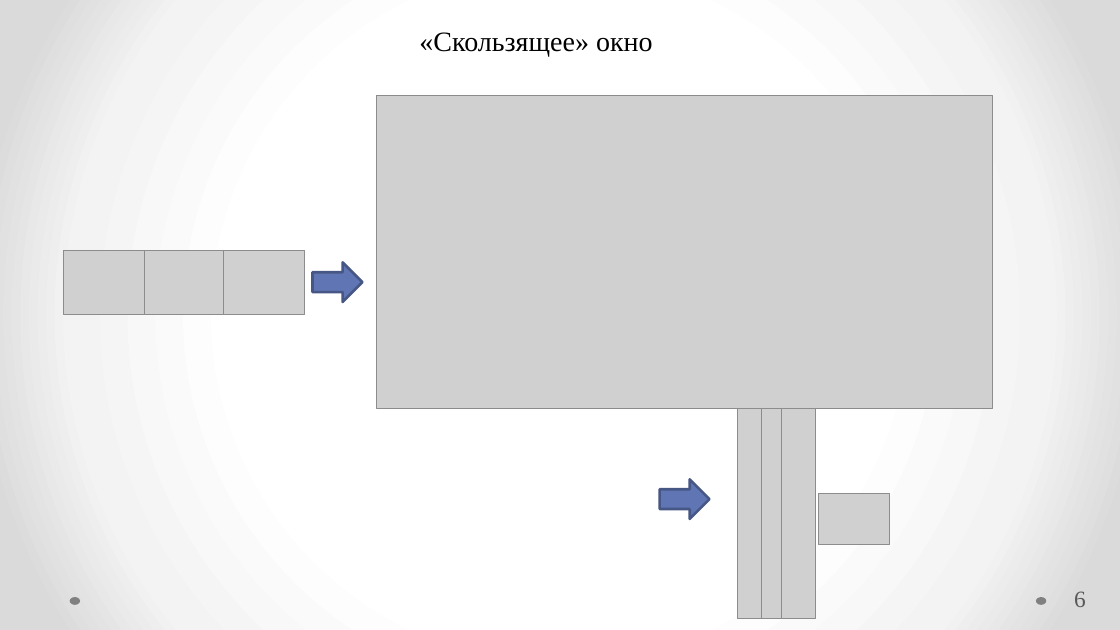
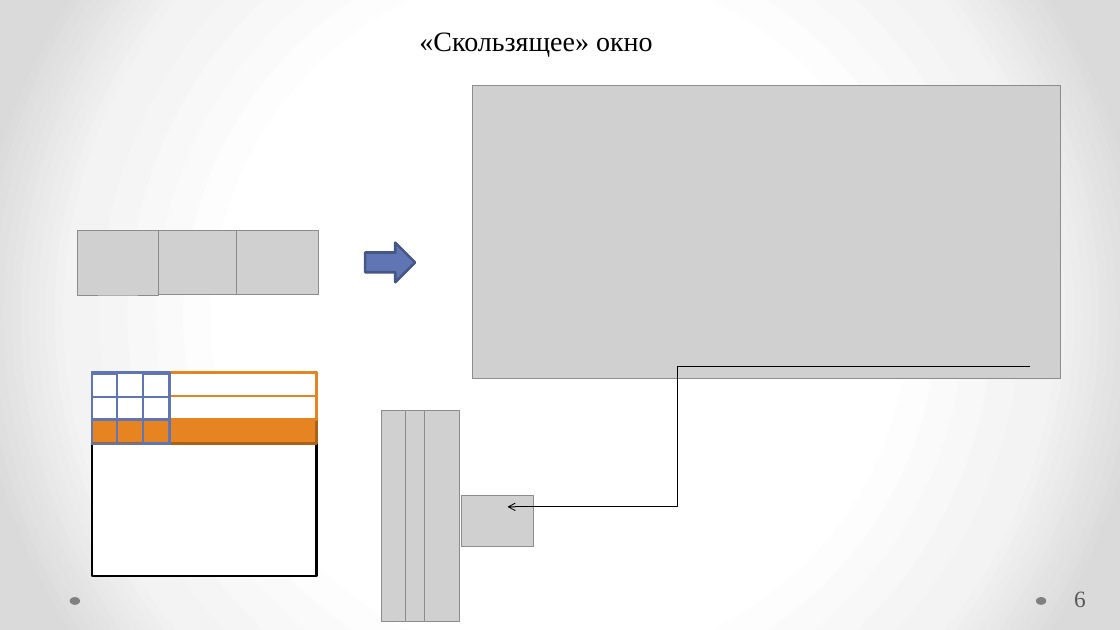
Before and after one commit to Radiophantom/master_yoda, a slide deck: slide 6 of VKR.pptx. Drawn at 1120x630 pixels with LibreOffice and Linux fonts; fonts in the diff are those of the drawing; grey boxes stand for pictures. Boxes give left, top, right and bottom in pixels: in the first picture for what was removed or moved away, otherwise in the second. Text is boxed around its words. In the diff, an @@ line names an element or a change of style, - is before the commit and + after.

```diff
--- a/VKR.pptx
+++ b/VKR.pptx
@@ picture: place and size @@
-picture at (376, 96, 992, 408)
+picture at (472, 85, 1060, 378)
@@ 3 pictures: place and size @@
-3 pictures at (64, 250, 305, 315)
+3 pictures at (77, 230, 318, 295)
@@ right arrow: place and size @@
-right arrow at (313, 262, 362, 302)
+right arrow at (365, 243, 415, 282)
@@ rectangle added at (92, 373, 317, 576), fill #FFFFFF, outline #000000 2.25 pt @@
@@ rectangle added at (92, 373, 317, 397), fill #FFFFFF, outline #E68422 2.25 pt @@
@@ rectangle added at (92, 373, 170, 444), outline #6076B4 2.25 pt @@
@@ rectangle added at (92, 373, 170, 397), fill #FFFFFF, outline #6076B4 2.25 pt @@
@@ rectangle added at (92, 373, 116, 444), outline #6076B4 2.25 pt @@
@@ rectangle added at (117, 373, 143, 444), outline #6076B4 2.25 pt @@
@@ rectangle added at (143, 373, 170, 444), outline #6076B4 2.25 pt @@
@@ elbow arrow added from (854, 367) to (507, 507), #000000 0.75 pt @@
@@ line added from (1031, 367) to (678, 367), #000000 0.75 pt @@
@@ rectangle added at (92, 397, 317, 420), fill #FFFFFF, outline #E68422 2.25 pt @@
@@ rectangle added at (92, 397, 170, 420), fill #FFFFFF, outline #6076B4 2.25 pt @@
@@ rectangle added at (92, 420, 317, 444), fill #E68422, outline #AA6219 2.25 pt @@
@@ 4 pictures: place and size @@
-4 pictures at (738, 408, 890, 619)
+4 pictures at (381, 411, 534, 622)
@@ right arrow removed at (660, 480, 709, 519) @@
```
Also in this commit, not shown: 15 other slides changed, 1 slide added, 2 slides removed.
